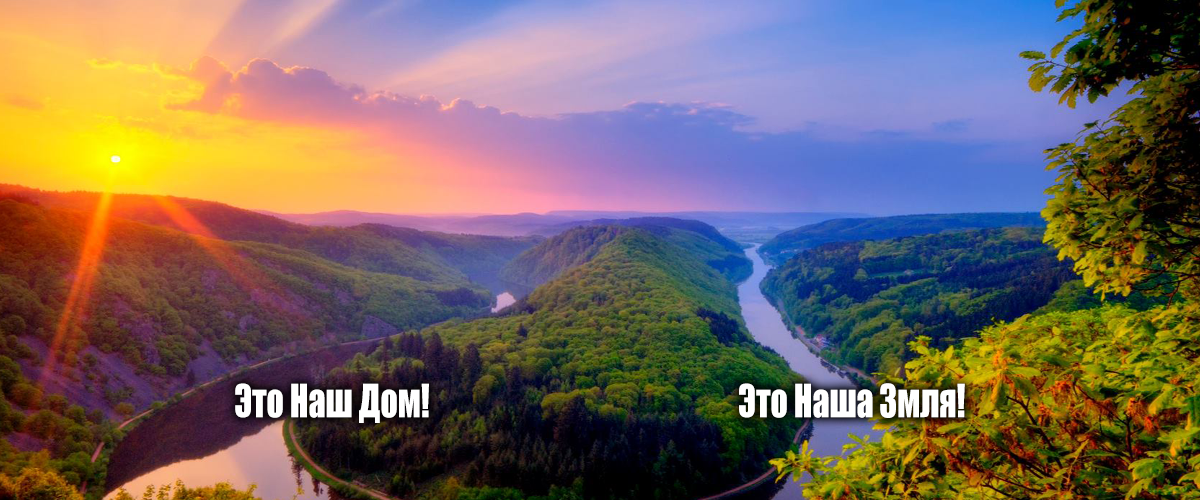
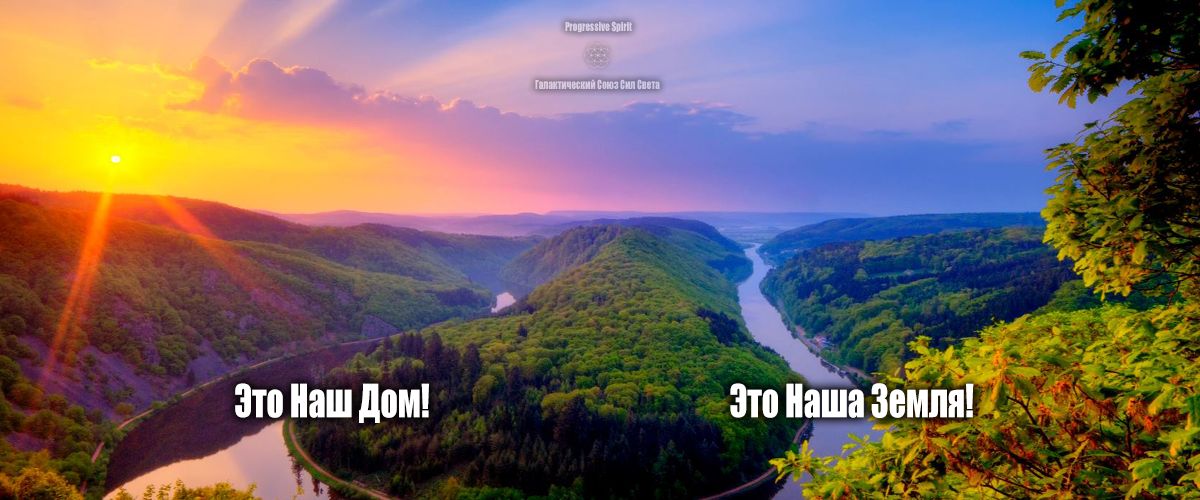
Revision of a layered 1200 × 500 image; what changed, layer by layer:
renamed "Это Наша Змля!" to "Это Наша Земля!", painted on it over [730, 383, 974, 418]
added group "Текст" with 3 layers above "Layer 3" over [535, 21, 660, 90]
added layer "Семя Жизни" (40%) in group "Текст" over [584, 43, 611, 68]
added layer "Progressive Spirit" (40%) in group "Текст" over [565, 21, 632, 33]
added layer "Галактический Союз Сил Света" (40%) in group "Текст" over [535, 79, 660, 90]
